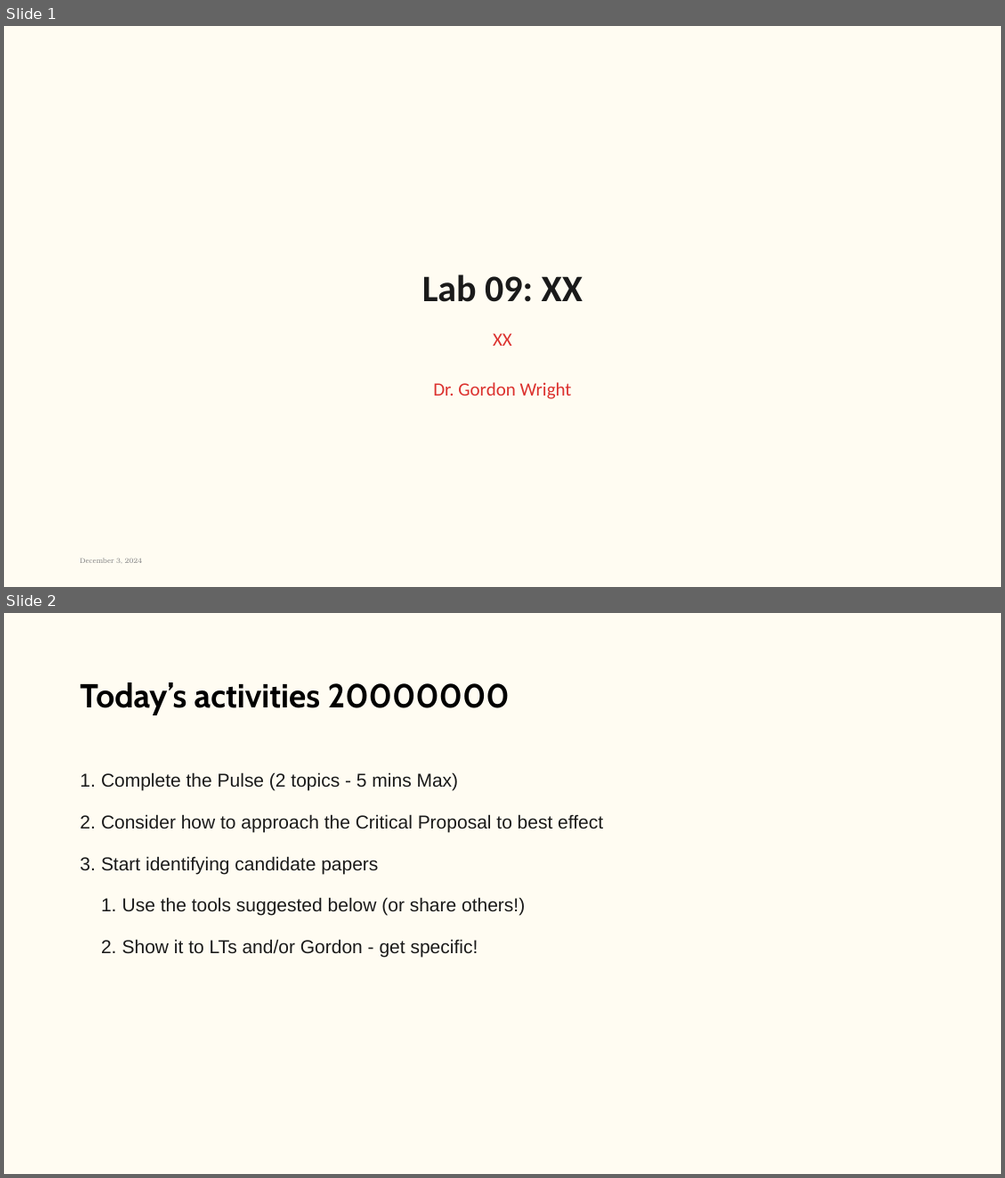
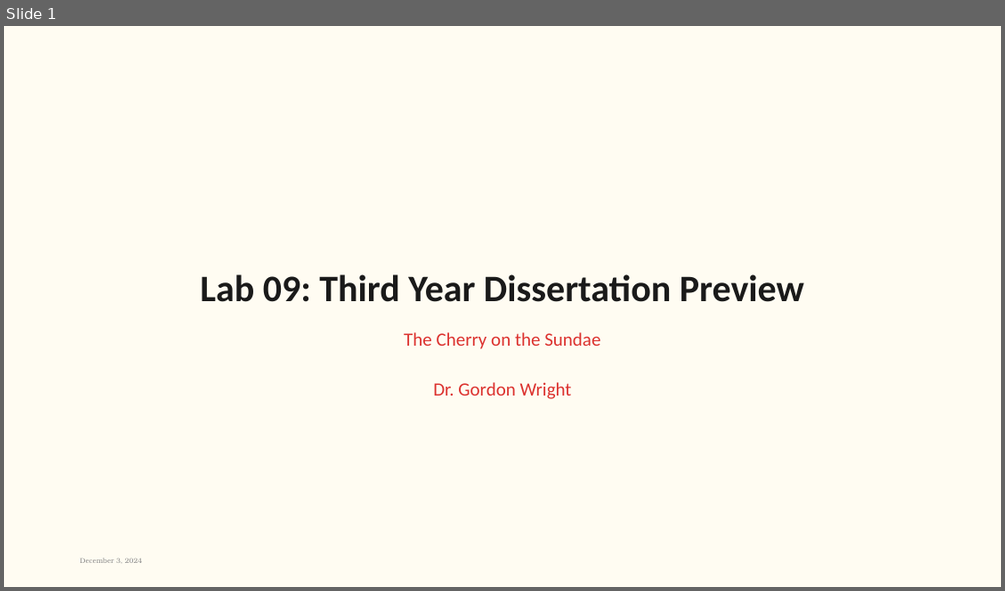
Before and after one commit to LittleMonkeyLab/PS52007Dslides, a slide deck: week09/lab.pptx. Shown one above the other, each under a label of ours: slides 1 and 2 before the commit, slide 1 after it. The pictures are 1005x1178 and 1005x591 pixels, drawn with LibreOffice and Linux fonts; fonts in the diff are those of the drawing; background and template pictures are left out. Boxes give left, top, right and bottom in pixels: in the first picture for what was removed or moved away, otherwise in the second. Text is boxed around its words. In the diff, an @@ line names an element or a change of style, - is before the commit and + after.

```diff
--- a/week09/lab.pptx
+++ b/week09/lab.pptx
@@ slide 2 removed at box(4, 613, 1001, 1174), background #FFFCF2 @@
@@ title removed at box(80, 682, 510, 714) @@
-Today’s activities 20000000
@@ text removed at box(101, 772, 603, 957) @@
-1. Complete the Pulse (2 topics - 5 mins Max)
-2. Consider how to approach the Critical Proposal to best effect
-3. Start identifying candidate papers
-  1. Use the tools suggested below (or share others!)
-  2. Show it to LTs and/or Gordon - get specific!
@@ slide 1 changed as well @@
@@ title at box(200, 274, 804, 302): text changed @@
-Lab 09: XX
+Lab 09: Third Year Dissertation Preview
@@ subtitle at box(404, 332, 600, 399): text changed @@
-XX
-Dr. Gordon Wright
+The Cherry on the Sundae
+Dr. Gordon Wright
```
Also in this commit, not shown: 17 slides added, 1 other slide removed, 37 other files.
